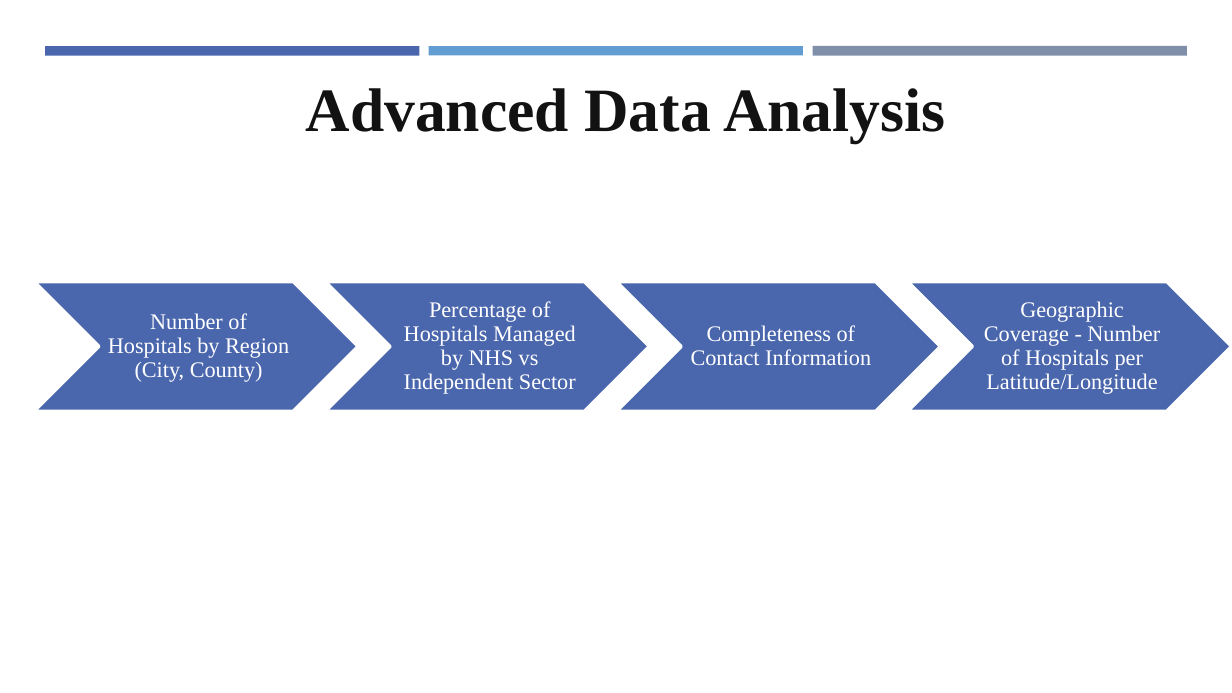
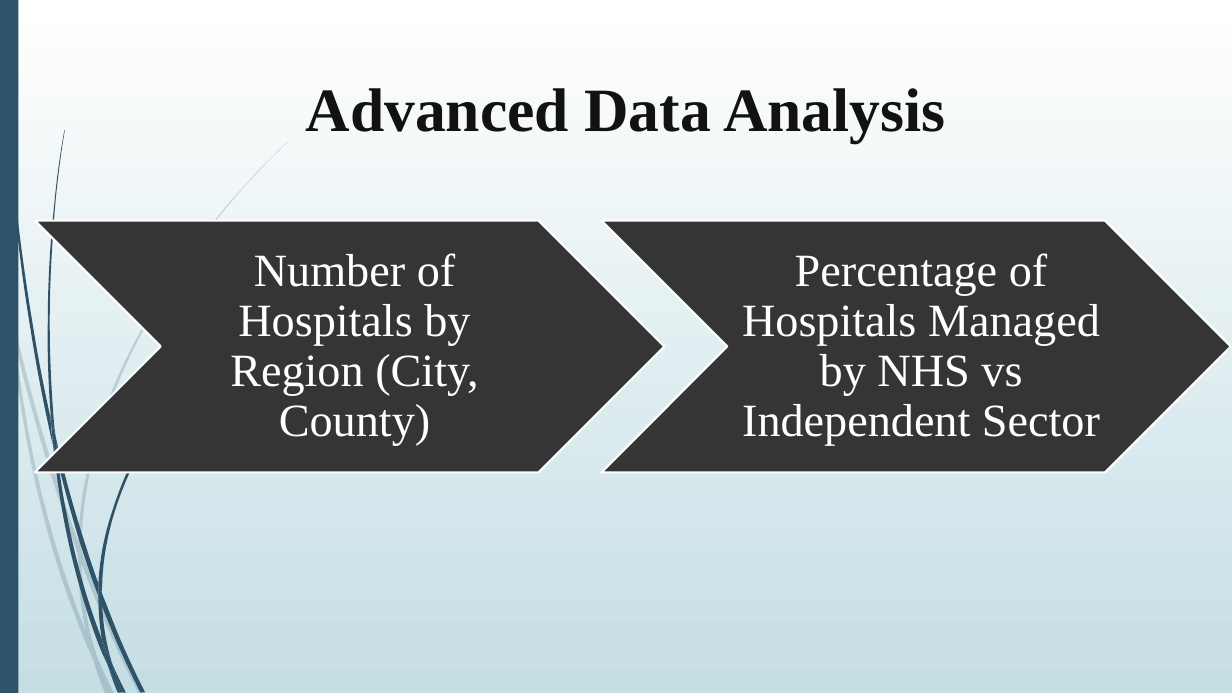
Before and after one commit to kouakoua1/Hospital-Analysis, a slide deck: slide 17 of 5 - Hospital Data Analysis report - Presentation.pptx (slide 18 before the commit). Drawn at 1232x693 pixels with LibreOffice and Linux fonts; fonts in the diff are those of the drawing. Boxes give left, top, right and bottom in pixels: in the first picture for what was removed or moved away, otherwise in the second. Text is boxed around its words. In the diff, an @@ line names an element or a change of style, - is before the commit and + after.

```diff
--- a/5 - Hospital Data Analysis report - Presentation.pptx
+++ b/5 - Hospital Data Analysis report - Presentation.pptx
@@ background #FFFFFF to gradient #FFFFFF to #C5DEE5 @@
@@ rectangle added at [0, 0, 18, 692], fill #2E5369 @@
@@ rectangle removed at [46, 47, 420, 57] @@
@@ rectangle removed at [429, 47, 803, 55] @@
@@ rectangle removed at [813, 46, 1188, 55] @@
@@ chevron added at [34, 221, 664, 472], fill #353535, outline #FFFFFF 1.25 pt @@
@@ text "Number of Hospitals by Region ...": place and size @@
-text "Number of Hospitals by Region ..." at [108, 313, 289, 382]
+text "Number of Hospitals by Region ..." at [230, 253, 478, 445]
@@ text "Number of Hospitals by Region ..." at [230, 253, 478, 445]: size 13 to 27 pt; more space between paragraphs @@
@@ chevron added at [601, 221, 1231, 472], fill #353535, outline #FFFFFF 1.25 pt @@
@@ text "Percentage of Hospitals Managed by ..." at [742, 253, 1100, 445]: size 13 to 27 pt; more space between paragraphs @@
@@ text "Percentage of Hospitals Managed by ...": place and size @@
-text "Percentage of Hospitals Managed by ..." at [404, 301, 576, 394]
+text "Percentage of Hospitals Managed by ..." at [742, 253, 1100, 445]
@@ group removed at [34, 282, 1232, 411]: 4 chevrons, 2 texts @@
-Completeness of Contact Information
-Geographic Coverage - Number of Hospitals per Latitude/Longitude
@@ group added at [0, 142, 288, 693]: 10 freeform shapes @@
@@ group added at [2, 0, 241, 693]: 12 freeform shapes @@
```
Also in this commit, not shown: 18 other slides changed, 4 slides added, 15 slides removed, 1 other file.
